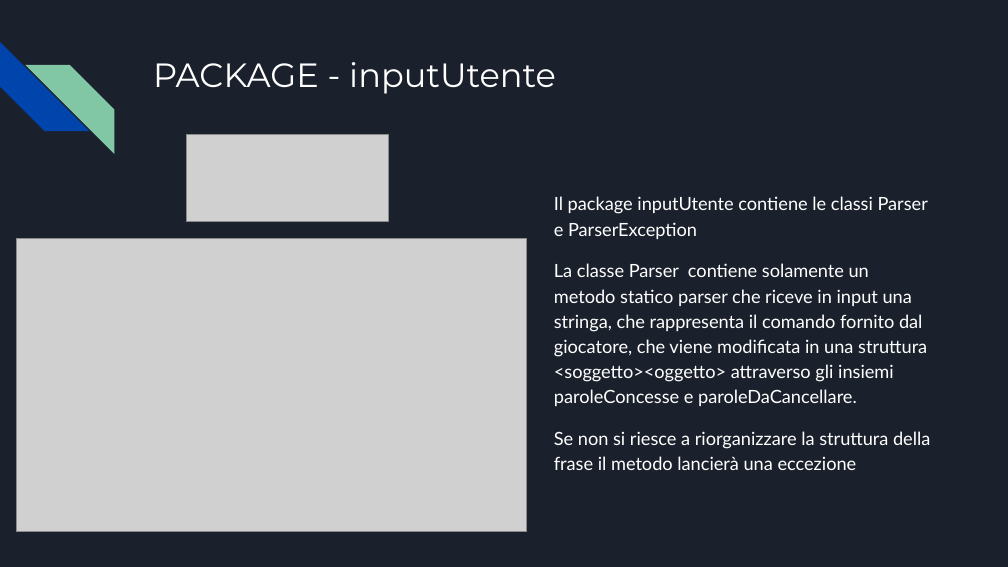
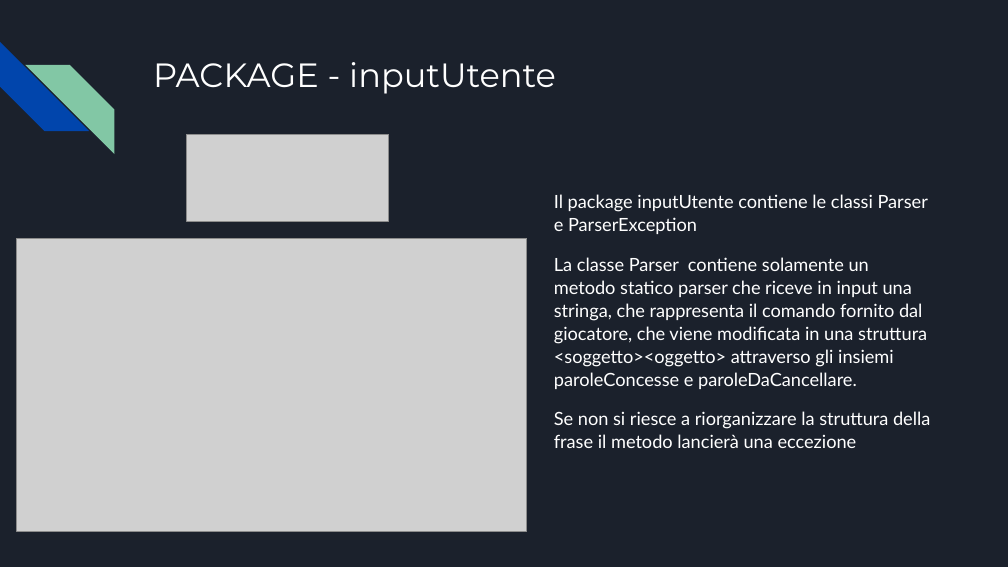
Before and after one commit to vitomarzocca/Esame-MAP, a slide deck: slide 4 of Presentazione senza titolo.pptx. Drawn at 1008x567 pixels with LibreOffice and Linux fonts; fonts in the diff are those of the drawing; grey boxes stand for pictures. Boxes give left, top, right and bottom in pixels: in the first picture for what was removed or moved away, otherwise in the second. Text is boxed around its words. In the diff, an @@ line names an element or a change of style, - is before the commit and + after.

```diff
--- a/Presentazione senza titolo.pptx
+++ b/Presentazione senza titolo.pptx
@@ text "Il package inputUtente contiene le ..." at box(554, 194, 930, 448): line spacing 1.15 to 1.05 @@
```
Also in this commit, not shown: 10 other slides changed.
